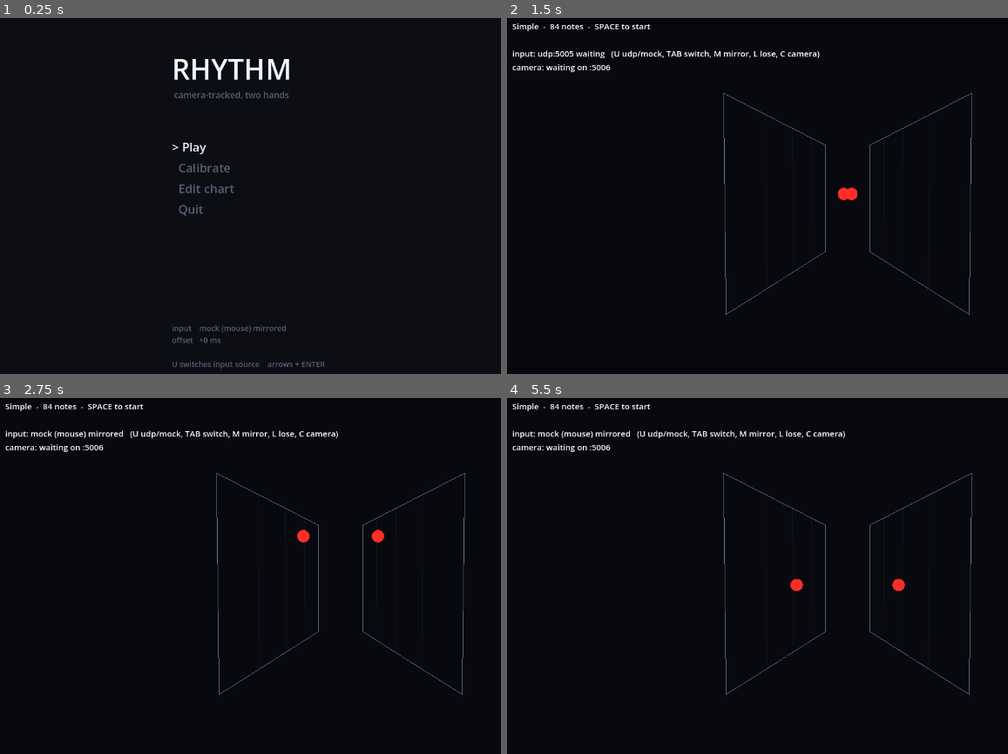
Above: before the commit, frames 1-4 (two rows, left to right).
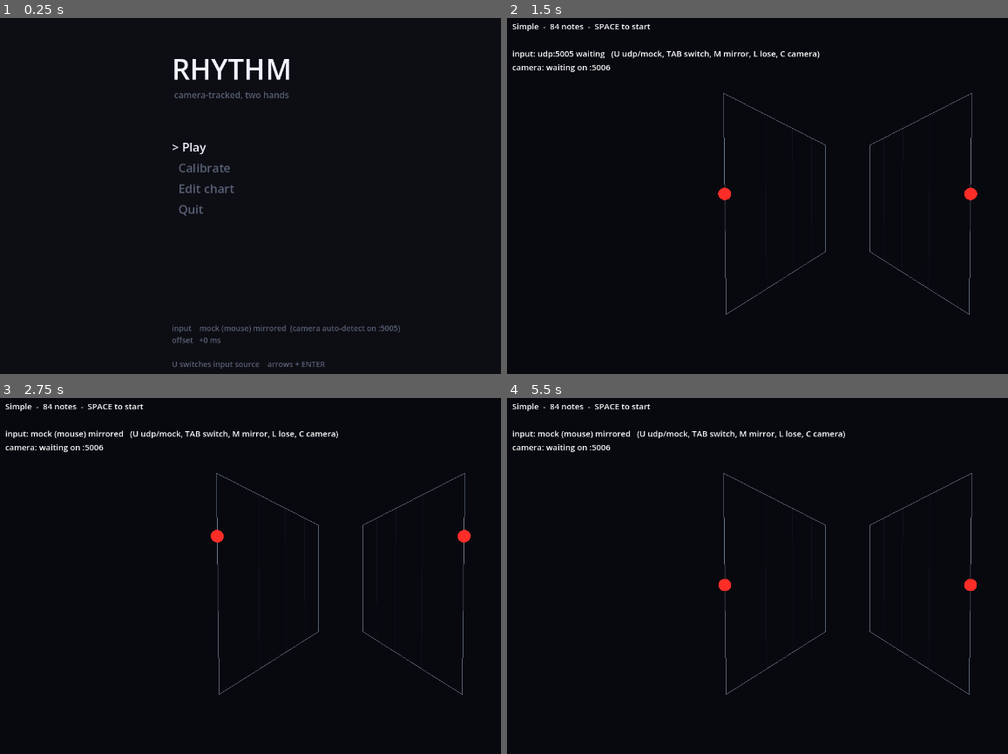
Above: after the commit, the same moments.

Repository: bigpeppermf/rhythmgame
Game: Godot game, scene res://scenes/main.tscn
The game is run twice, just before and just after one commit, with the same random seed, the same clock (stepped at 60 frames per second) and the same inputs.
Inputs (mouse positions are in pixels of both pictures, inside the frame that each line leads up to):
- Up to frame 1 (0.25 s): no input
- Up to frame 2 (1.5 s): tap Enter (ui_accept) at 0.5, 0.77, 1.25 s; move the mouse to (1002, 185) at 0.52 s; hold Right 0.53-1.25 s; tap U at 0.6 s; click (1002, 185) at 0.67 s; drag from (707, 224) to (812, 285) at 1.27 s
- Up to frame 3 (2.75 s): tap Enter (ui_accept) at 2 s; move the mouse to (410, 497) at 2.02 s; hold Right from 2.03 s (still down); tap Tab at 2.1 s; click (410, 497) at 2.17 s; tap U at 2.3 s
- Up to frame 4 (5.5 s): release Right at 2.75 s; tap Enter (ui_accept) at 2.75, 3.5, 3.77, 4.25 s; drag from (812, 665) to (637, 526) at 2.77 s; move the mouse to (outside the picture) at 3.52 s; hold Left 3.53-4.25 s; hold L 3.53-4.25 s; click (outside the picture) at 3.67 s; tap U at 3.8, 5.3 s; drag from (637, 526) to (742, 487) at 4.27 s; move the mouse to (882, 586) at 5.02 s; hold S from 5.03 s (still down); tap Keypad Enter at 5.1 s; click (882, 586) at 5.17 s

The runs differ from the first frame. In frame 1, 0.2% of the frame differs, in the area x 57-80%, y 86-89%; in frame 2, 0.3%; in frame 3, 0.3%, in the area x 41-95%, y 37-41%; in frame 4, 0.3%.

Commit message:
Make first run work: camera probe, height-only judging, auto camera input
Three things stood between 'run both halves' and the dots moving.

The tracker opened /dev/video0, which on this machine is a virtual phone
webcam with no phone attached, and exited before sending a packet. It now
probes for the first index that actually delivers a frame - isOpened() is not
enough, a device can open and never produce one - and says which it chose.

The Judge required 2D proximity, but with one lane per hand the tracker's x
is just wherever the hand sat in the camera frame. A player standing a
little off-centre could never score. Height is the only charted axis and is
now the only judged one; the cursor is pinned to its lane so no phantom drift
is drawn. The idle-hand test parked at y=0.02, inside HIT_RADIUS of a note at
0.10 once x stopped counting, and now parks off the axis entirely.

The game started on the mouse mock and needed a manual U. The UDP source is
now always bound and takes over the moment packets arrive, so starting the
tracker is the whole setup. Pressing U still switches by hand and turns the
automatic switch off for the session.

Diff:
--- a/game/autoload/hand_state.gd
+++ b/game/autoload/hand_state.gd
@@ -3,6 +3,11 @@
 ##
 ## Holds two HandObservations and a swappable source. Gameplay reads from here
 ## and never learns whether the numbers came from a camera or a mouse.
+##
+## The UDP source is always bound, even while the mouse mock is driving. The
+## moment real packets arrive it takes over, so starting the tracker is the
+## whole setup - nobody has to remember a key. Pressing U still switches by
+## hand, and doing so turns the automatic switch off for the session.
 ##
 ## Autoloaded as `HandState` (see project.godot).
 
@@ -18,35 +23,53 @@
 
 var hands: Array[HandObservation] = []
 var source: HandSource = null
+## Switch to the camera automatically when its packets appear.
+var auto_switch: bool = true
 
+var _udp: UdpHandSource
+var _mock: MockHandSource
+var _probe: Array[HandObservation] = []
 var _sample_age: Array[float] = [0.0, 0.0]
 
 
 func _ready() -> void:
 	hands = [HandObservation.new(SLOT_LEFT), HandObservation.new(SLOT_RIGHT)]
-	use_mock()
+	_probe = [HandObservation.new(SLOT_LEFT), HandObservation.new(SLOT_RIGHT)]
+	_udp = UdpHandSource.new()
+	add_child(_udp)
+	_mock = MockHandSource.new()
+	add_child(_mock)
+	_activate(_mock)
 	process_priority = -100  # read input before anything consumes it
 
 
 func use_mock() -> void:
-	_swap(MockHandSource.new())
+	auto_switch = false
+	_activate(_mock)
 
 
 func use_udp() -> void:
-	_swap(UdpHandSource.new())
+	auto_switch = false
+	_activate(_udp)
 
 
-func _swap(next: HandSource) -> void:
-	if source != null:
-		source.queue_free()
+func _activate(next: HandSource) -> void:
+	if source == next:
+		return
 	source = next
-	add_child(source)
 	source_changed.emit(source.source_name())
 
 
 func _process(delta: float) -> void:
 	if source == null:
 		return
+
+	# Keep draining the socket even when the mock is driving, so packets never
+	# back up and so we notice the moment a tracker starts talking.
+	if source != _udp and auto_switch:
+		_udp.poll(_probe)
+		if _udp.connected:
+			_activate(_udp)
 
 	var before: Array[float] = [hands[0].t_capture, hands[1].t_capture]
 	source.poll(hands)
@@ -64,7 +87,7 @@
 ## Where to draw the cursor: the last observed position, carried forward by its
 ## velocity for however long we have been holding that sample.
 ##
-## This adds no information — it is purely perceptual. But a smoothly moving
+## This adds no information - it is purely perceptual. But a smoothly moving
 ## cursor reads as far more responsive than a stepping one, and responsiveness
 ## is a feeling rather than a measurement.
 func cursor(slot: int) -> Vector2:
@@ -82,4 +105,9 @@
 
 
 func source_name() -> String:
-	return source.source_name() if source != null else "none"
+	if source == null:
+		return "none"
+	var n := source.source_name()
+	if source == _mock and auto_switch:
+		n += "  (camera auto-detect on :%d)" % UdpHandSource.PORT
+	return n
--- a/game/gameplay/field_3d.gd
+++ b/game/gameplay/field_3d.gd
@@ -82,9 +82,11 @@
 	return at(slot, note_time - now, p.y, p.x - TRACK_X[slot])
 
 
-## Where a hand's cursor sits: on the hit edge, at the hand's height.
+## Where a hand's cursor sits: on the hit edge, at the hand's height. The
+## hand's x is ignored - it is not judged, so drawing it would show a drift
+## that costs the player nothing and looks like it should.
 static func cursor_position(slot: int, p: Vector2) -> Vector3:
-	return at(slot, 0.0, p.y, p.x - TRACK_X[slot])
+	return at(slot, 0.0, p.y, 0.0)
 
 
 ## Orientation for anything drawn on a panel. In this basis -Z runs away down
--- a/game/gameplay/judge.gd
+++ b/game/gameplay/judge.gd
@@ -21,7 +21,10 @@
 const GREAT_TIME := 0.10
 const GOOD_TIME := 0.18
 
-## Spatial tolerance in normalized units. A note is a circle this big.
+## Spatial tolerance in normalized units of HEIGHT. Each hand has one lane,
+## so a note's x carries no information and is not judged: the tracker's x is
+## wherever the hand happens to be in the camera frame, and asking it to also
+## land on the lane centre would fail players for standing slightly off-axis.
 const HIT_RADIUS := 0.09
 const PERFECT_RADIUS := 0.035
 const GREAT_RADIUS := 0.060
@@ -68,7 +71,7 @@
 ## Returns true if the note is still live.
 func _evaluate(n: Note, now: float, delta: float) -> bool:
 	var hand: HandObservation = HandState.hands[n.slot]
-	var inside: bool = hand.is_usable() and HandState.cursor(n.slot).distance_to(n.pos) <= HIT_RADIUS
+	var inside: bool = hand.is_usable() and _distance(n) <= HIT_RADIUS
 
 	if n.kind == Note.Kind.HOLD:
 		return _evaluate_hold(n, now, delta, hand, inside)
@@ -92,7 +95,7 @@
 		if not n._entered or absf(dt) < absf(n.timing_error):
 			n._entered = true
 			n.timing_error = dt
-			n.hit_distance = HandState.cursor(n.slot).distance_to(n.pos)
+			n.hit_distance = _distance(n)
 		if now >= n.time:
 			n.verdict = _grade(absf(n.timing_error), n.hit_distance)
 			note_judged.emit(n)
@@ -148,6 +151,11 @@
 	return true
 
 
+## How far the hand is from the note, along the one axis that is charted.
+func _distance(n: Note) -> float:
+	return absf(HandState.cursor(n.slot).y - n.pos.y)
+
+
 ## Grade on both axes and take the worse. You need to be on time *and* on
 ## target; being excellent at one does not excuse the other.
 func _grade(dt: float, dist: float) -> Note.Verdict:
--- /dev/null
+++ b/game/tests/autoswitch_test.gd
@@ -0,0 +1,12 @@
+extends Node
+## Starts on the mouse mock; real packets should flip it to UDP by themselves.
+var _t := 0.0
+func _ready() -> void:
+	print("start: ", HandState.source_name())
+func _process(delta: float) -> void:
+	_t += delta
+	if _t > 3.0:
+		var ok := HandState.source is UdpHandSource and HandState.hands[0].conf > 0.5
+		print("after 3s: %s   hand0 conf %.2f" % [HandState.source_name(), HandState.hands[0].conf])
+		print("AUTOSWITCH " + ("OK" if ok else "FAILED"))
+		get_tree().quit(0 if ok else 1)
--- /dev/null
+++ b/game/tests/autoswitch_test.tscn
@@ -0,0 +1,4 @@
+[gd_scene load_steps=2 format=3]
+[ext_resource type="Script" path="res://tests/autoswitch_test.gd" id="1"]
+[node name="T" type="Node"]
+script = ExtResource("1")
--- a/game/tests/judge_test.gd
+++ b/game/tests/judge_test.gd
@@ -120,7 +120,10 @@
 				HandState.hands[slot].state = HandObservation.State.TRACKED
 		else:
 			for slot in 2:
-				HandState.hands[slot].pos = Vector2(0.5, 0.02)  # parked, far from every note
+				# Parked well outside the height range. Only height is judged,
+				# so "far" has to mean far in y - a hand at y=0.02 is within
+				# HIT_RADIUS of a note charted at 0.10.
+				HandState.hands[slot].pos = Vector2(0.5, -1.0)
 				HandState.hands[slot].conf = 1.0
 				HandState.hands[slot].state = HandObservation.State.TRACKED
 		judge.tick(t, DT)
@@ -146,8 +149,8 @@
 			continue
 		if t >= n.time - lead:
 			return n.pos
-		return Vector2(0.5, 0.02)
-	return Vector2(0.5, 0.02)
+		return Vector2(0.5, -1.0)
+	return Vector2(0.5, -1.0)
 
 
 func _is_sorted(chart: Chart) -> bool:
Not shown, changed: PROTOCOL.md
Not shown, changed: README.md
Not shown, changed: vision/vertical_demo.py
